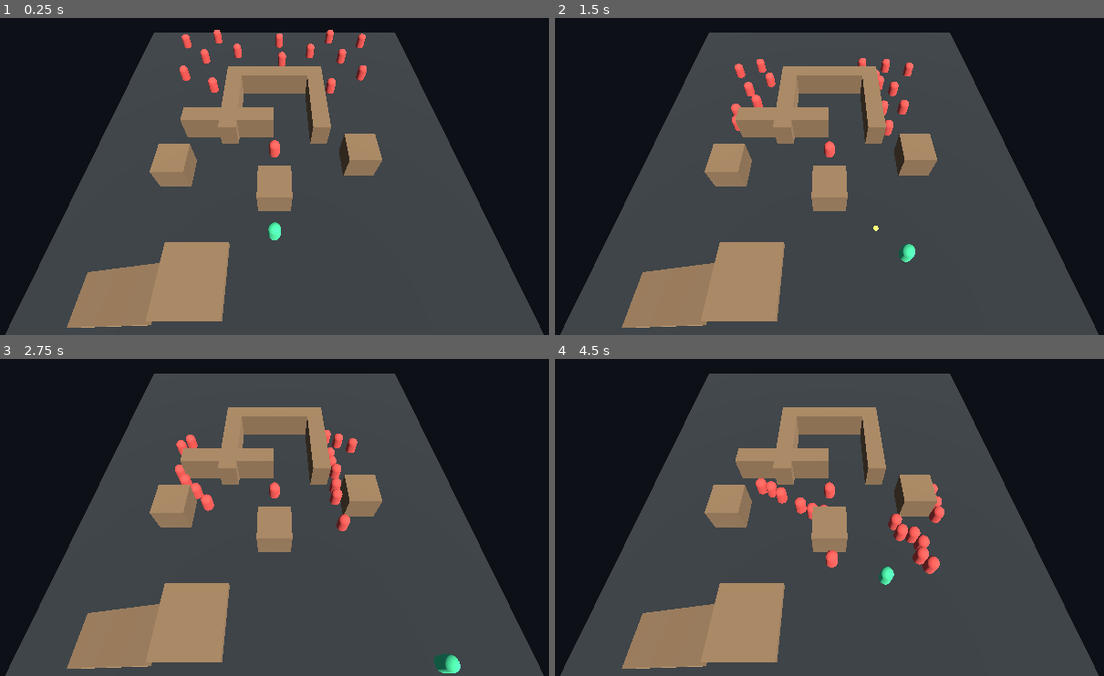
Above: before the commit, frames 1-4 (two rows, left to right).
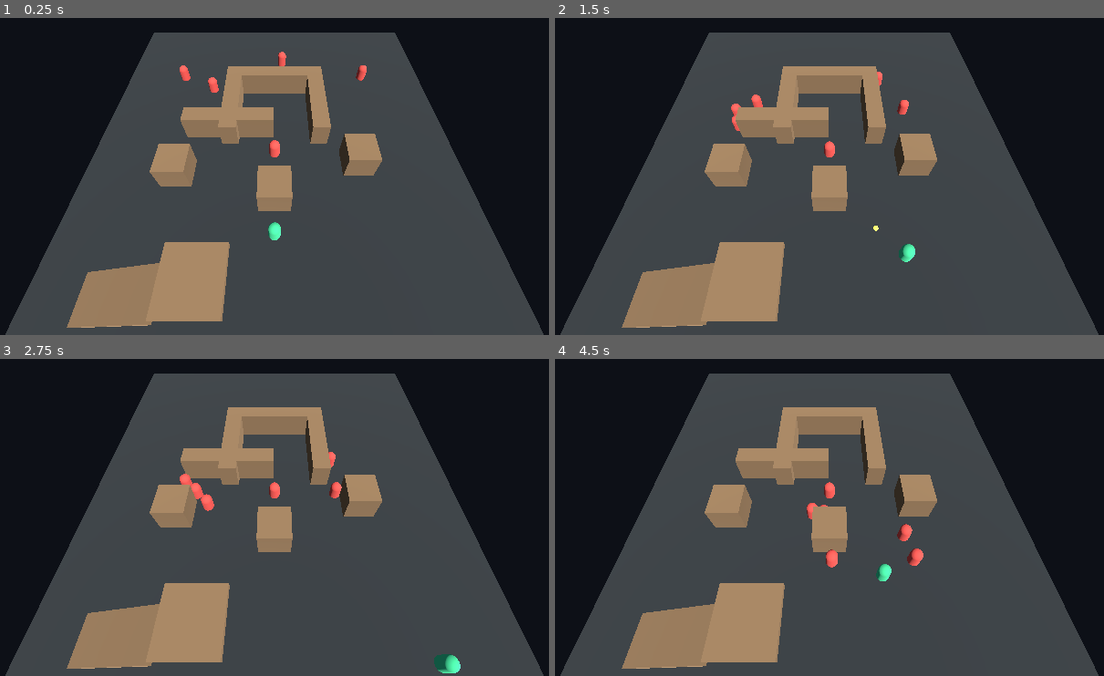
Above: after the commit, the same moments.

Repository: rabizoltan/iiwii
Game: Godot game, scene res://scenes/main/DemoMain.tscn
Two runs of this game, one before a commit and one after it. Both use one fixed random seed, a clock stepped at 60 frames per second and the inputs below.
Inputs (mouse positions are in pixels of both pictures, inside the frame that each line leads up to):
- Up to frame 1 (0.25 s): no input
- Up to frame 2 (1.5 s): tap Enter at 0.5 s; move the mouse to (988, 109) at 0.52 s; hold D (move_right) 0.53-1.28 s; click (988, 109) at 0.6 s; move the mouse to (681, 151) at 1.27 s; hold S (move_down) from 1.28 s (still down); click (681, 151) at 1.35 s
- Up to frame 3 (2.75 s): move the mouse to (345, 381) at 2.02 s; release S (move_down) at 2.03 s; hold D (move_right) from 2.03 s (still down); click (345, 381) at 2.1 s
- Up to frame 4 (4.5 s): move the mouse to (791, 552) at 2.77 s; release D (move_right) at 2.78 s; hold W (move_up) 2.78-3.53 s; click (791, 552) at 2.85 s; move the mouse to (1049, 533) at 3.52 s; hold A (move_left) from 3.53 s (still down); click (1049, 533) at 3.6 s; move the mouse to (609, 409) at 4.27 s; click (609, 409) at 4.35 s

The runs differ from the first frame. In frame 1, 0.6% of the frame differs, in the area x 33-67%, y 3-24%; in frame 2, 0.6%; in frame 3, 0.7%; in frame 4, 1.3%, in the area x 36-71%, y 37-72%.

Commit message:
commit all

Diff:
--- a/godot/scenes/main/DemoMain.tscn
+++ b/godot/scenes/main/DemoMain.tscn
@@ -202,66 +202,27 @@
 [node name="EnemyA" parent="Actors/Enemies" unique_id=446357102 instance=ExtResource("2")]
 transform = Transform3D(1, 0, 0, 0, 1, 0, 0, 0, 1, -10, 0, -8)
 target_path = NodePath("../../Player")
+debug_log_enabled = true
 
 [node name="EnemyB" parent="Actors/Enemies" unique_id=1699068229 instance=ExtResource("2")]
 transform = Transform3D(1, 0, 0, 0, 1, 0, 0, 0, 1, 0, 0, -10)
 target_path = NodePath("../../Player")
+debug_log_enabled = true
 
 [node name="EnemyC" parent="Actors/Enemies" unique_id=1891705638 instance=ExtResource("2")]
 transform = Transform3D(1, 0, 0, 0, 1, 0, 0, 0, 1, 10, 0, -8)
 target_path = NodePath("../../Player")
+debug_log_enabled = true
 
 [node name="EnemyD" parent="Actors/Enemies" unique_id=1891705639 instance=ExtResource("2")]
 transform = Transform3D(1, 0, 0, 0, 1, 0, 0, 0, 1, -6, 0, -6)
 target_path = NodePath("../../Player")
+debug_log_enabled = true
 
 [node name="EnemyE" parent="Actors/Enemies" unique_id=1891705640 instance=ExtResource("2")]
 transform = Transform3D(1, 0, 0, 0, 1, 0, 0, 0, 1, -3, 0, -6.5)
 target_path = NodePath("../../Player")
-
-[node name="EnemyF" parent="Actors/Enemies" unique_id=1593622024 instance=ExtResource("2")]
-transform = Transform3D(1, 0, 0, 0, 1, 0, 0, 0, 1, 3, 0, -6.5)
-target_path = NodePath("../../Player")
-
-[node name="EnemyG" parent="Actors/Enemies" unique_id=1344645234 instance=ExtResource("2")]
-transform = Transform3D(1, 0, 0, 0, 1, 0, 0, 0, 1, 6, 0, -6)
-target_path = NodePath("../../Player")
-
-[node name="EnemyH" parent="Actors/Enemies" unique_id=1665397878 instance=ExtResource("2")]
-transform = Transform3D(1, 0, 0, 0, 1, 0, 0, 0, 1, -8, 0, -11)
-target_path = NodePath("../../Player")
-
-[node name="EnemyI" parent="Actors/Enemies" unique_id=330202017 instance=ExtResource("2")]
-transform = Transform3D(1, 0, 0, 0, 1, 0, 0, 0, 1, -4, 0, -12)
-target_path = NodePath("../../Player")
-
-[node name="EnemyJ" parent="Actors/Enemies" unique_id=1072485304 instance=ExtResource("2")]
-transform = Transform3D(1, 0, 0, 0, 1, 0, 0, 0, 1, 4, 0, -12)
-target_path = NodePath("../../Player")
-
-[node name="EnemyK" parent="Actors/Enemies" unique_id=834853843 instance=ExtResource("2")]
-transform = Transform3D(1, 0, 0, 0, 1, 0, 0, 0, 1, 8, 0, -11)
-target_path = NodePath("../../Player")
-
-[node name="EnemyL" parent="Actors/Enemies" unique_id=1484760266 instance=ExtResource("2")]
-transform = Transform3D(1, 0, 0, 0, 1, 0, 0, 0, 1, 0, 0, -14)
-target_path = NodePath("../../Player")
-
-[node name="EnemyM" parent="Actors/Enemies" unique_id=948223141 instance=ExtResource("2")]
-transform = Transform3D(1, 0, 0, 0, 1, 0, 0, 0, 1, -11, 0, -14)
-target_path = NodePath("../../Player")
-
-[node name="EnemyN" parent="Actors/Enemies" unique_id=948223142 instance=ExtResource("2")]
-transform = Transform3D(1, 0, 0, 0, 1, 0, 0, 0, 1, -7, 0, -15)
-target_path = NodePath("../../Player")
-
-[node name="EnemyO" parent="Actors/Enemies" unique_id=948223143 instance=ExtResource("2")]
-transform = Transform3D(1, 0, 0, 0, 1, 0, 0, 0, 1, 7, 0, -15)
-target_path = NodePath("../../Player")
-
-[node name="EnemyP" parent="Actors/Enemies" unique_id=948223144 instance=ExtResource("2")]
-transform = Transform3D(1, 0, 0, 0, 1, 0, 0, 0, 1, 11, 0, -14)
-target_path = NodePath("../../Player")
+debug_log_enabled = true
 
 [node name="TargetDummy" parent="Actors/Enemies" unique_id=1024000001 instance=ExtResource("2")]
 transform = Transform3D(1, 0, 0, 0, 1, 0, 0, 0, 1, 0, 0, 3)
